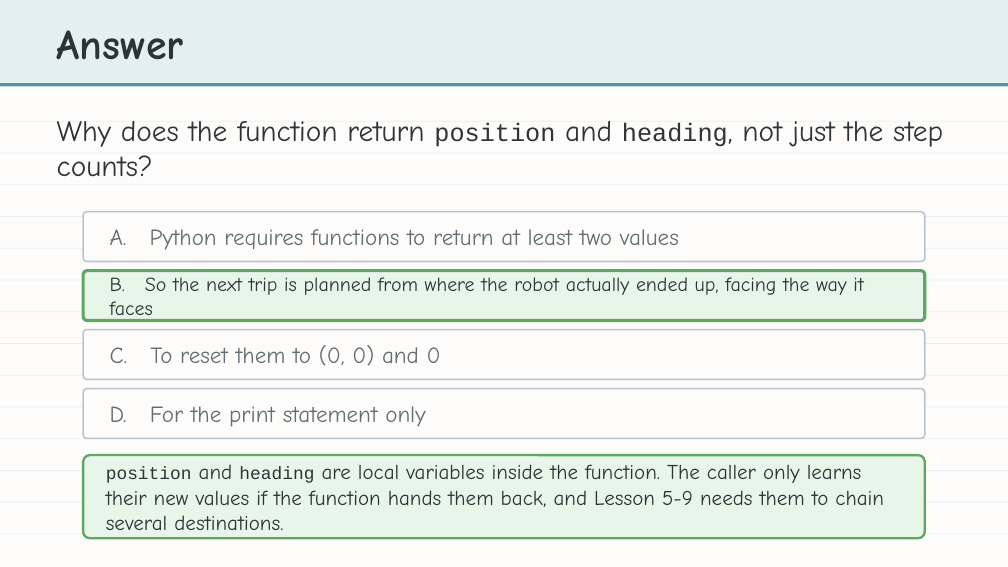
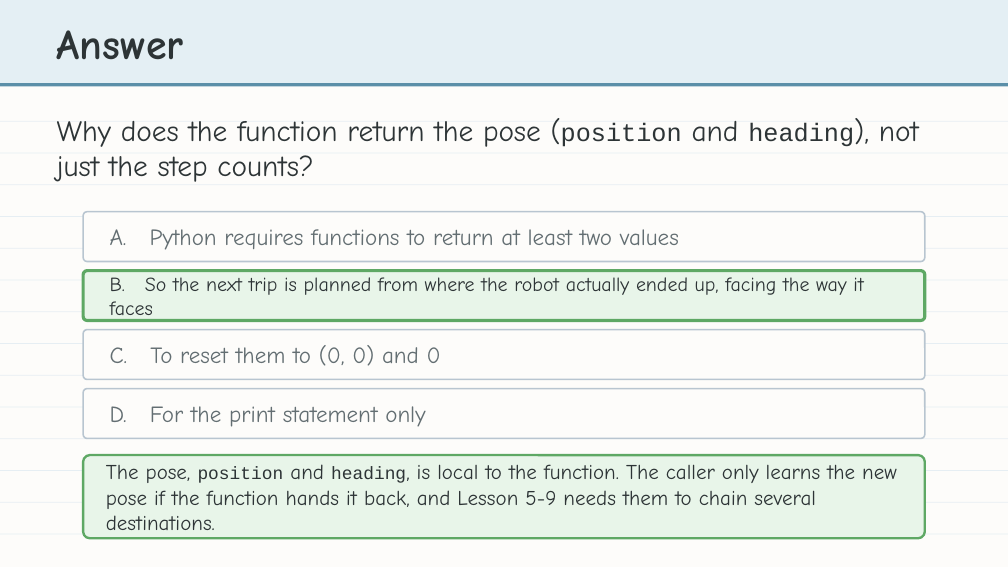
Before and after one commit to bradamiller/LearningPython, a slide deck: slide 13 of static/slides/module-05-pathfinding/module-5-lesson-08-building-experience.pptx. Drawn at 1008x567 pixels with LibreOffice and Linux fonts; fonts in the diff are those of the drawing. Boxes give left, top, right and bottom in pixels: in the first picture for what was removed or moved away, otherwise in the second. Text is boxed around its words. In the diff, an @@ line names an element or a change of style, - is before the commit and + after.

```diff
--- a/static/slides/module-05-pathfinding/module-5-lesson-08-building-experience.pptx
+++ b/static/slides/module-05-pathfinding/module-5-lesson-08-building-experience.pptx
@@ text at box(57, 121, 919, 182): text changed @@
-Why does the function return position and heading, not just the step counts?
+Why does the function return the pose (position and heading), not just the step counts?
@@ text at box(106, 464, 897, 530): text changed @@
-position and heading are local variables inside the function. The caller only learns their new values if the function hands them back, and Lesson 5-9 needs them to chain several destinations.
+The pose, position and heading, is local to the function. The caller only learns the new pose if the function hands it back, and Lesson 5-9 needs them to chain several destinations.
```
Also in this commit, not shown: 2 other slides changed, 21 other files.
